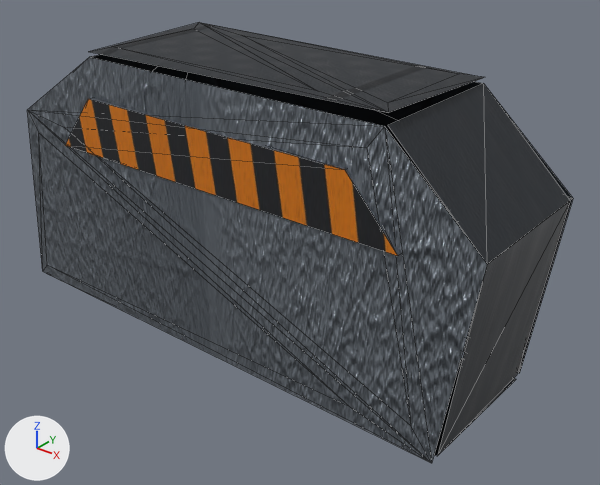
One commit to the glTF model game/assets/world/aetherfall/models/cover_barrier.glb: the scene before it, then after it.
The view is the same before and after, from a 50 mm lens placed at (2.37, -2.66, 1.52), pointed at (0.19, 0.07, -0.17). Every picture has the same lights, and +X, +Y and +Z are marked at lower left. The first picture is the older version. Mesh edges are drawn as thin lines.

Names of what the first picture shows: 'ArmouredCover', 'CoverHazardMark'.
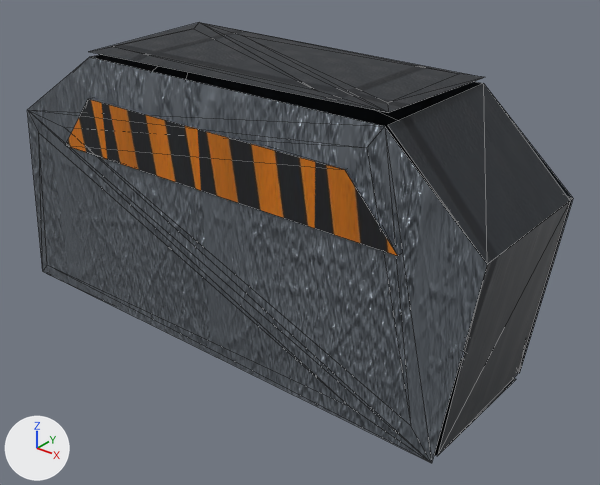
What changed in the scene script:
```text
Add img_ccbd9160818fea0faed4f97b417448172eafca656be6de5bd4f399953be9e2b5_jpg:
    img_ccbd9160818fea0faed4f97b417448172eafca656be6de5bd4f399953be9e2b5_jpg = load_image('ccbd9160818fea0faed4f97b417448172eafca656be6de5bd4f399953be9e2b5.jpg', '../textures/ccbd9160818fea0faed4f97b417448172eafca656be6de5bd4f399953be9e2b5.jpg', 215, 215, 'sRGB')
Add img_c1e9ff5d8fb5395524c2388190260bcff832e7392532811c9c5b262b5ed4a001_jpg:
    img_c1e9ff5d8fb5395524c2388190260bcff832e7392532811c9c5b262b5ed4a001_jpg = load_image('c1e9ff5d8fb5395524c2388190260bcff832e7392532811c9c5b262b5ed4a001.jpg', '../textures/c1e9ff5d8fb5395524c2388190260bcff832e7392532811c9c5b262b5ed4a001.jpg', 215, 215, 'Non-Color')
Add img_9a09f741ed8ae1f458da0493cbe768f4ebb4b16cf1f42bcda63eaebb1b7e82f9_jpg:
    img_9a09f741ed8ae1f458da0493cbe768f4ebb4b16cf1f42bcda63eaebb1b7e82f9_jpg = load_image('9a09f741ed8ae1f458da0493cbe768f4ebb4b16cf1f42bcda63eaebb1b7e82f9.jpg', '../textures/9a09f741ed8ae1f458da0493cbe768f4ebb4b16cf1f42bcda63eaebb1b7e82f9.jpg', 215, 215, 'Non-Color')
Add img_3740e7b0169944321b9de7fc09c445900e968cb111f26df4689254523b65179c_jpg:
    img_3740e7b0169944321b9de7fc09c445900e968cb111f26df4689254523b65179c_jpg = load_image('3740e7b0169944321b9de7fc09c445900e968cb111f26df4689254523b65179c.jpg', '../textures/3740e7b0169944321b9de7fc09c445900e968cb111f26df4689254523b65179c.jpg', 430, 430, 'Non-Color')
Add img_01d5a8a6d604f7b3050aa542c6e3c9d6b5756a1272ba3b2022b26d76ca0156de_jpg:
    img_01d5a8a6d604f7b3050aa542c6e3c9d6b5756a1272ba3b2022b26d76ca0156de_jpg = load_image('01d5a8a6d604f7b3050aa542c6e3c9d6b5756a1272ba3b2022b26d76ca0156de.jpg', '../textures/01d5a8a6d604f7b3050aa542c6e3c9d6b5756a1272ba3b2022b26d76ca0156de.jpg', 430, 430, 'sRGB')
Add img_bd447603ac58367d5317a54fecadd9f9383cf33cc93dd366234ea6ea4a05a924_jpg:
    img_bd447603ac58367d5317a54fecadd9f9383cf33cc93dd366234ea6ea4a05a924_jpg = load_image('bd447603ac58367d5317a54fecadd9f9383cf33cc93dd366234ea6ea4a05a924.jpg', '../textures/bd447603ac58367d5317a54fecadd9f9383cf33cc93dd366234ea6ea4a05a924.jpg', 215, 215, 'Non-Color')
Change mat_steel:
    remove # nodes: BsdfPrincipled, Mapping x3, NormalMap, OutputMaterial, SeparateColor, TexImage x3, UVMap x3
    remove # uses the picture img_aetherfall_metal
    remove # uses the picture img_aetherfall_metal_normal
    remove # uses the picture img_aetherfall_metal_orm
    nodes: BsdfPrincipled, NormalMap, OutputMaterial, SeparateColor, TexImage x3
    uses the picture img_01d5a8a6d604f7b3050aa542c6e3c9d6b5756a1272ba3b2022b26d76ca0156de_jpg
    uses the picture img_3740e7b0169944321b9de7fc09c445900e968cb111f26df4689254523b65179c_jpg
    uses the picture img_bd447603ac58367d5317a54fecadd9f9383cf33cc93dd366234ea6ea4a05a924_jpg
Change mat_hazard:
    remove # nodes: BsdfPrincipled, Mapping x3, NormalMap, OutputMaterial, SeparateColor, TexImage x3, UVMap x3
    remove # uses the picture img_aetherfall_hazard
    remove # uses the picture img_aetherfall_hazard_normal
    remove # uses the picture img_aetherfall_hazard_orm
    nodes: BsdfPrincipled, NormalMap, OutputMaterial, SeparateColor, TexImage x3
    uses the picture img_9a09f741ed8ae1f458da0493cbe768f4ebb4b16cf1f42bcda63eaebb1b7e82f9_jpg
    uses the picture img_c1e9ff5d8fb5395524c2388190260bcff832e7392532811c9c5b262b5ed4a001_jpg
    uses the picture img_ccbd9160818fea0faed4f97b417448172eafca656be6de5bd4f399953be9e2b5_jpg
```

Boxes [x1, y1, x2, y2] around the edits, measured in the pictures (600 x 485 px):
'ArmouredCover', surface changed: [28, 29, 528, 459] in both
'CoverHazardMark', surface changed: [65, 98, 400, 256] in both
